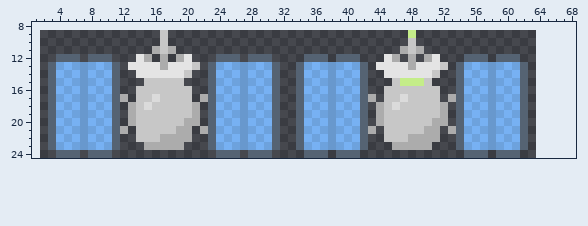
Two states of a sprite sheet, MiniJam76/MiniJam76/Sprites/satellite_blink.png. The first picture shows the starting point.
The file is 62x16 pixels. Colours within 5 levels of each other are drawn and written as one. Shown: x 1..68, y 8..24. The old version is drawn lined up with the new one, on the new canvas.
Once edited:
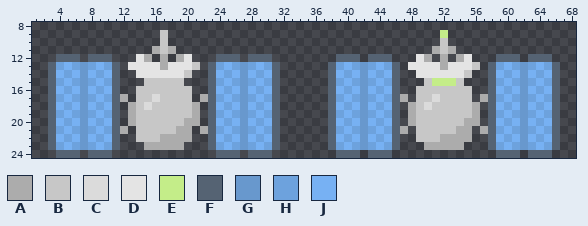
Palette (. is transparent): A #acacac  B #c7c7c7  C #dbdbdb  D #e4e4e4  E #c4ed89  F #556373  G #6898cd  H #6da2dd  J #77b1f3
Edits made:
canvas 62x16 -> 70x25, the old top-left corner now at 2,9
Changed rows in their new state; - is an unchanged pixel.
first column x 34:
 9 --------------.---E--------------
10 --------------.---B--------------
11 -------------...-ABA-------------
12 -...-----FFF.-.D-.A-AD..-----FFF-
13 ....F---GHJHF.D---ADDDB.F---GHJHF
14 ....F---GJHJF..--DDDDB..F---GJHJF
15 ....F---GHJHF...-EEEB...F---GHJHF
16 ....F---GJHJF..---BBBB..F---GJHJF
17 ....F---GHJHFA.--CBBBB.AF---GHJHF
18 ....F---GJHJF.A-C-BBBBA.F---GJHJF
19 ....F---GHJHF.A---BBBBA.F---GHJHF
20 ....F---GJHJF.A--BBBBAA.F---GJHJF
21 ....F---GHJHFA.-BBBBAA.AF---GHJHF
22 ....F---GJHJF..BBBAAAA..F---GJHJF
23 ....F---GHJHF...-AAAA...F---GHJHF
24 -...-----FFF---------...-----FFF-
Where, in picture pixels (left, top, right, bottom), the same in both pictures:
changed: (296, 30, 560, 158)
